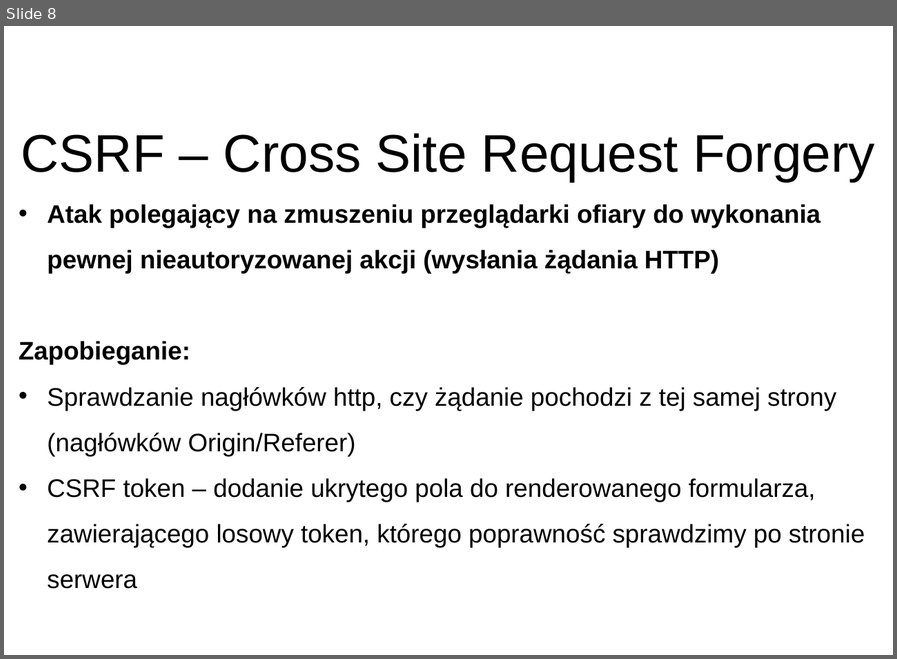
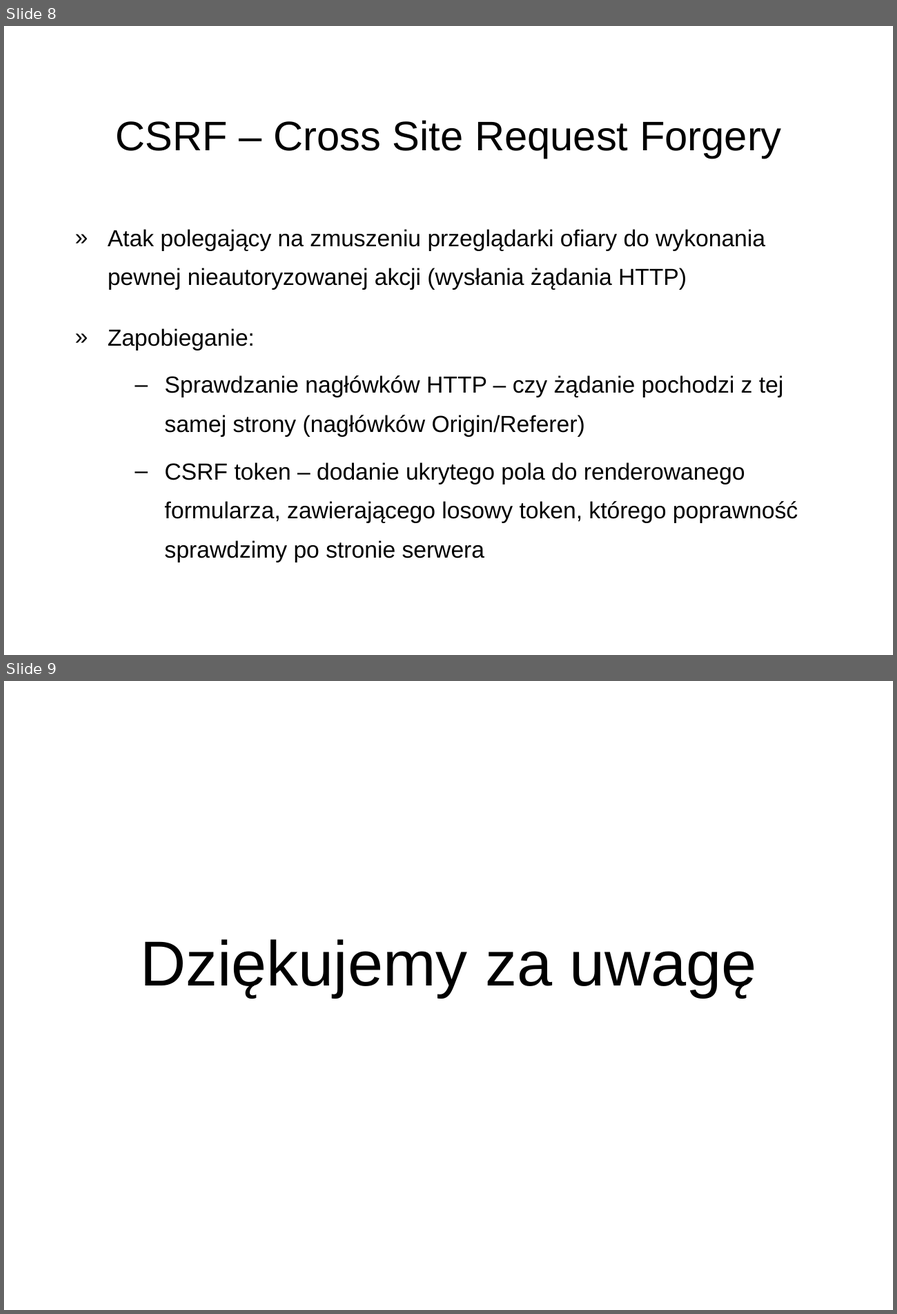
Before and after one commit to disconnect3d/websec_presentation, a slide deck: websec.ppt. Shown one above the other, each under a label of ours: slide 8 before the commit, slides 8 and 9 after it. The pictures are 897x659 and 897x1314 pixels, drawn with LibreOffice and Linux fonts; fonts in the diff are those of the drawing; background and template pictures are left out. Boxes give left, top, right and bottom in pixels: in the first picture for what was removed or moved away, otherwise in the second. Text is boxed around its words. In the diff, an @@ line names an element or a change of style, - is before the commit and + after.

Commit message:
PPT file cleanup & formatting

```diff
--- a/websec.ppt
+++ b/websec.ppt
@@ slide 9 added at (x1=4, y1=681, x2=893, y2=1310), background picture (left out) @@
@@ title added at (x1=140, y1=939, x2=757, y2=997), 60 pt, text #000000 @@
+Dziękujemy za uwagę
@@ slide 8 changed as well @@
@@ title "CSRF – Cross Site Request ..." moved from (x1=21, y1=133, x2=875, y2=181) to (x1=115, y1=120, x2=782, y2=158) @@
@@ title "CSRF – Cross Site Request ..." at (x1=115, y1=120, x2=782, y2=158): size 50 to 39 pt @@
@@ text "Atak polegający na zmuszeniu przeglądarki ..." moved from (x1=18, y1=204, x2=864, y2=588) to (x1=107, y1=229, x2=797, y2=562) @@
@@ text at (x1=107, y1=229, x2=797, y2=562): size 24 to 22 pt in "Atak polegający na zmuszeniu przeglądarki ofiary do ...", "Zapobieganie:", "CSRF token – dodanie ukrytego pola do ..."; bold off in "Atak polegający na zmuszeniu przeglądarki ofiary do ...", "Zapobieganie:"; bullet • to »; line spacing 1.5 to 1.4; more space between paragraphs; bullet none to »; bullet • to –; list level 1 to 2 in "CSRF token – dodanie ukrytego ..." @@
@@ text at (x1=165, y1=375, x2=784, y2=437): text changed; size 24 to 22 pt @@
-• Sprawdzanie nagłówków http, czy żądanie pochodzi z tej samej strony (nagłówków Origin/Referer)
+  – Sprawdzanie nagłówków HTTP – czy żądanie pochodzi z tej samej strony (nagłówków Origin/Referer)
```
Also in this commit, not shown: 7 other slides changed.
